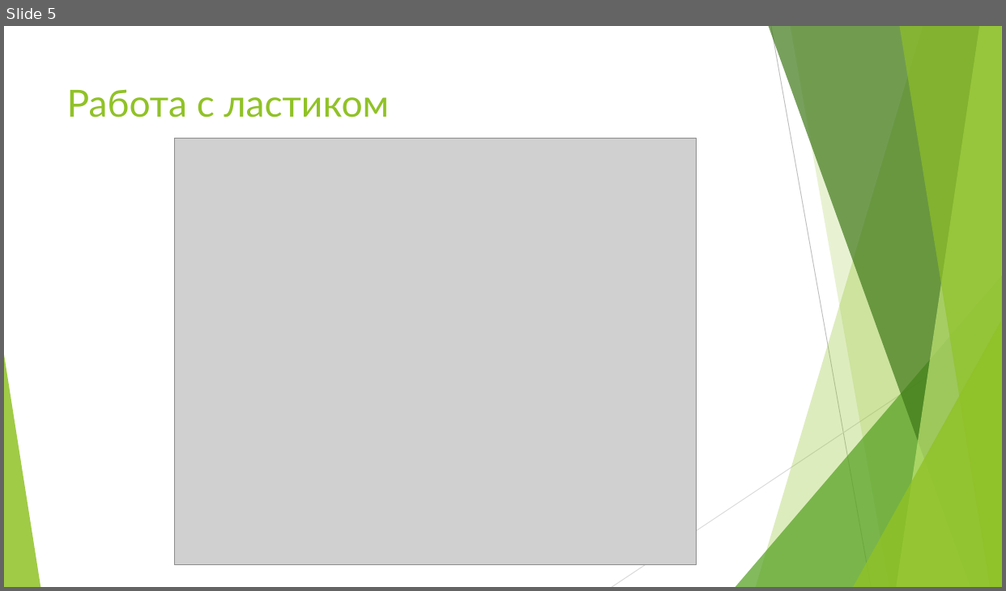
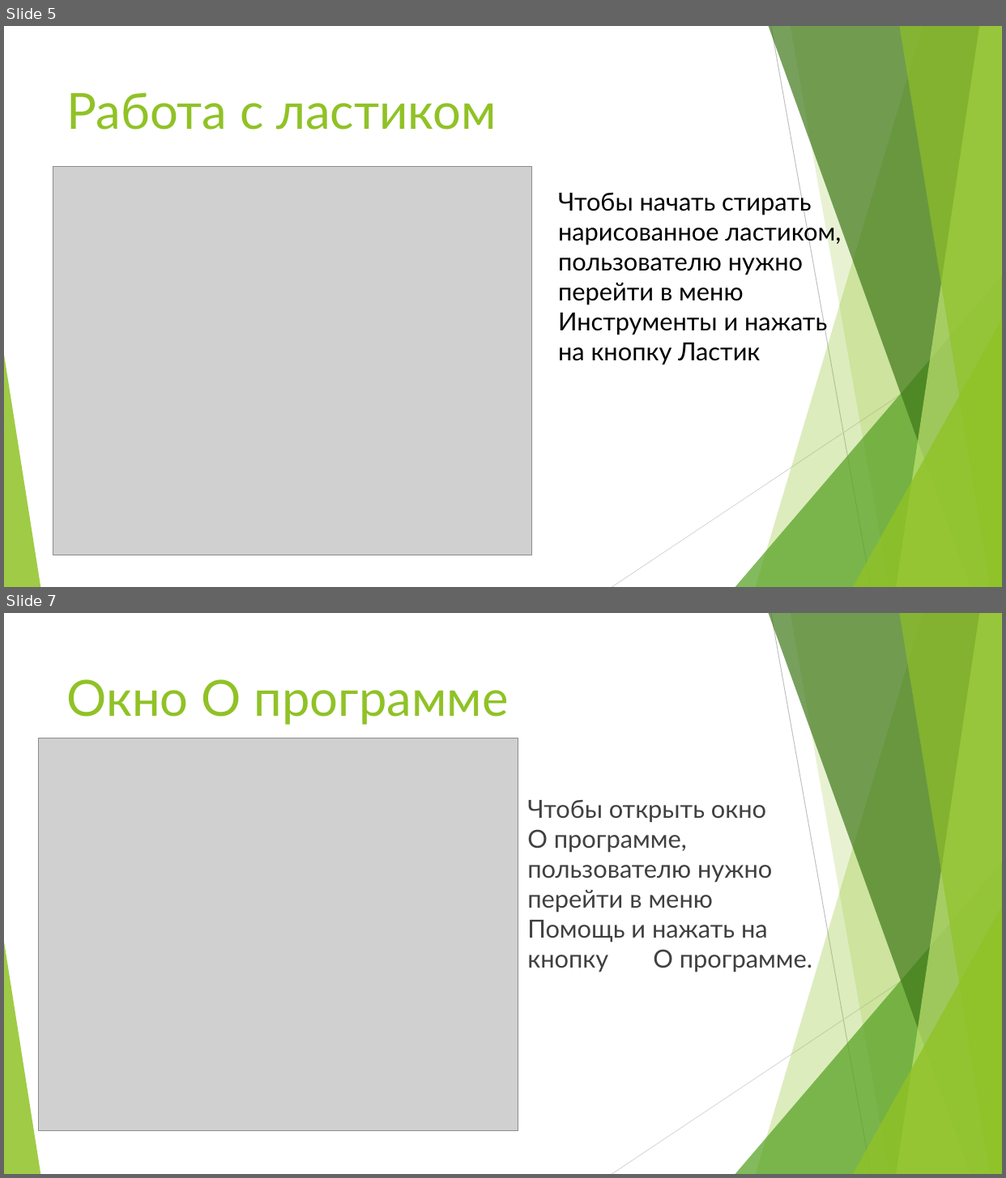
Before and after one commit to Fazam-coder/graphics_editor, a slide deck: Презентация QT.pptx. Shown one above the other, each under a label of ours: slide 5 before the commit, slides 5 and 7 after it; the slides between them are not shown. The pictures are 1006x591 and 1006x1178 pixels, drawn with LibreOffice and Linux fonts; fonts in the diff are those of the drawing; grey boxes stand for pictures. Boxes give left, top, right and bottom in pixels: in the first picture for what was removed or moved away, otherwise in the second. Text is boxed around its words. In the diff, an @@ line names an element or a change of style, - is before the commit and + after.

Commit message:
Реализованы все фигуры, форма о программе, изменение цвета и толщины, презентация и пояснительная записка

```diff
--- a/Презентация QT.pptx
+++ b/Презентация QT.pptx
@@ slide 7 added at [4,613,1002,1174], background #FFFFFF; not listed: 10 template elements that a slide beside it also shows @@
@@ title added at [67,679,509,725], 48 pt, text #90C226 @@
+Окно О программе
@@ picture added at [39,739,518,1131] @@
@@ text added at [527,800,812,973], 24 pt, text #404040 @@
+Чтобы открыть окно О программе, пользователю нужно перейти в меню Помощь и нажать на кнопку О программе.
@@ slide 5 changed as well @@
@@ title "Работа с ластиком" at [67,92,496,130]: size 36 to 48 pt @@
@@ picture: place and size @@
-picture at [175,139,697,565]
+picture at [53,167,533,556]
@@ text added at [558,189,841,365], 24 pt, text #000000 @@
+Чтобы начать стирать нарисованное ластиком, пользователю нужно перейти в меню Инструменты и нажать на кнопку Ластик
```
Also in this commit, not shown: 6 other slides changed, 1 slide removed, 12 other files.
